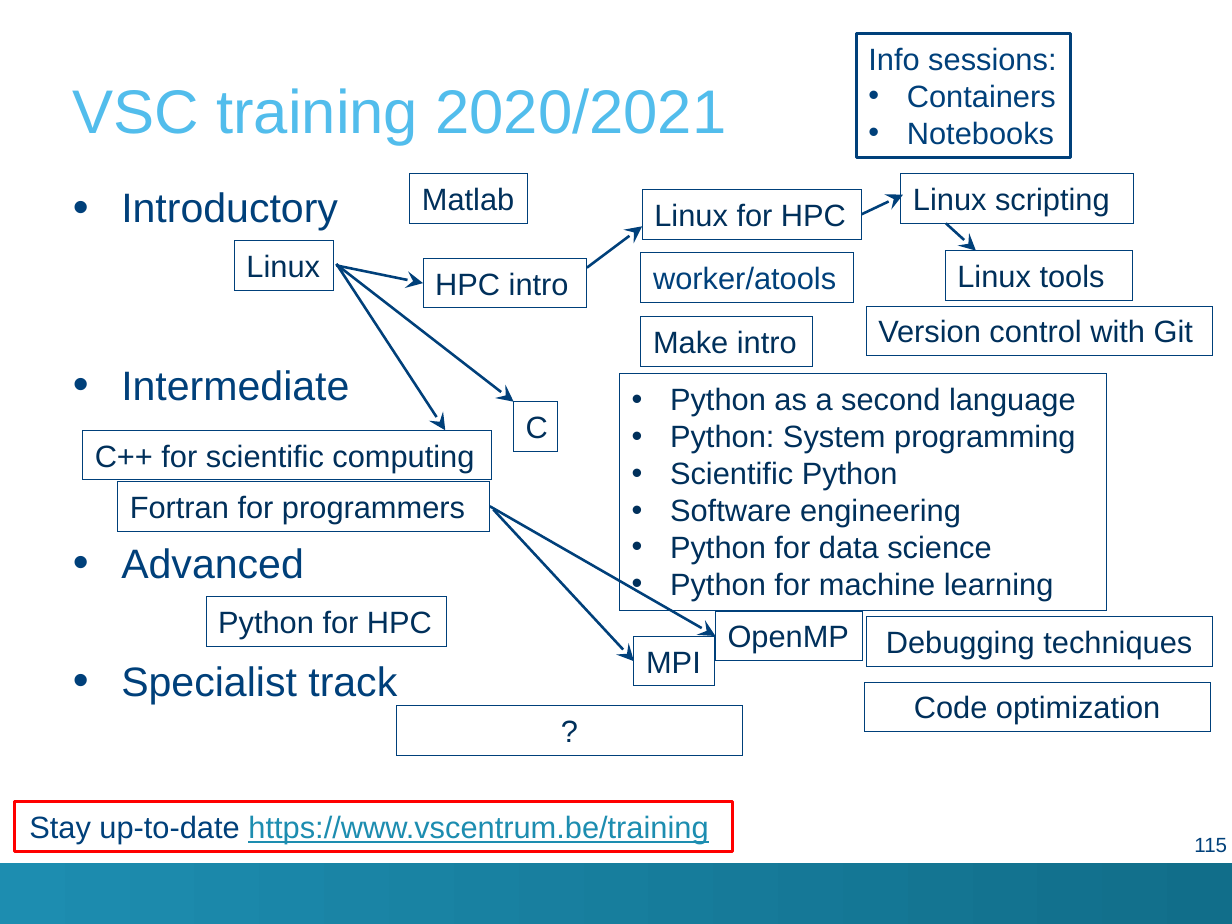
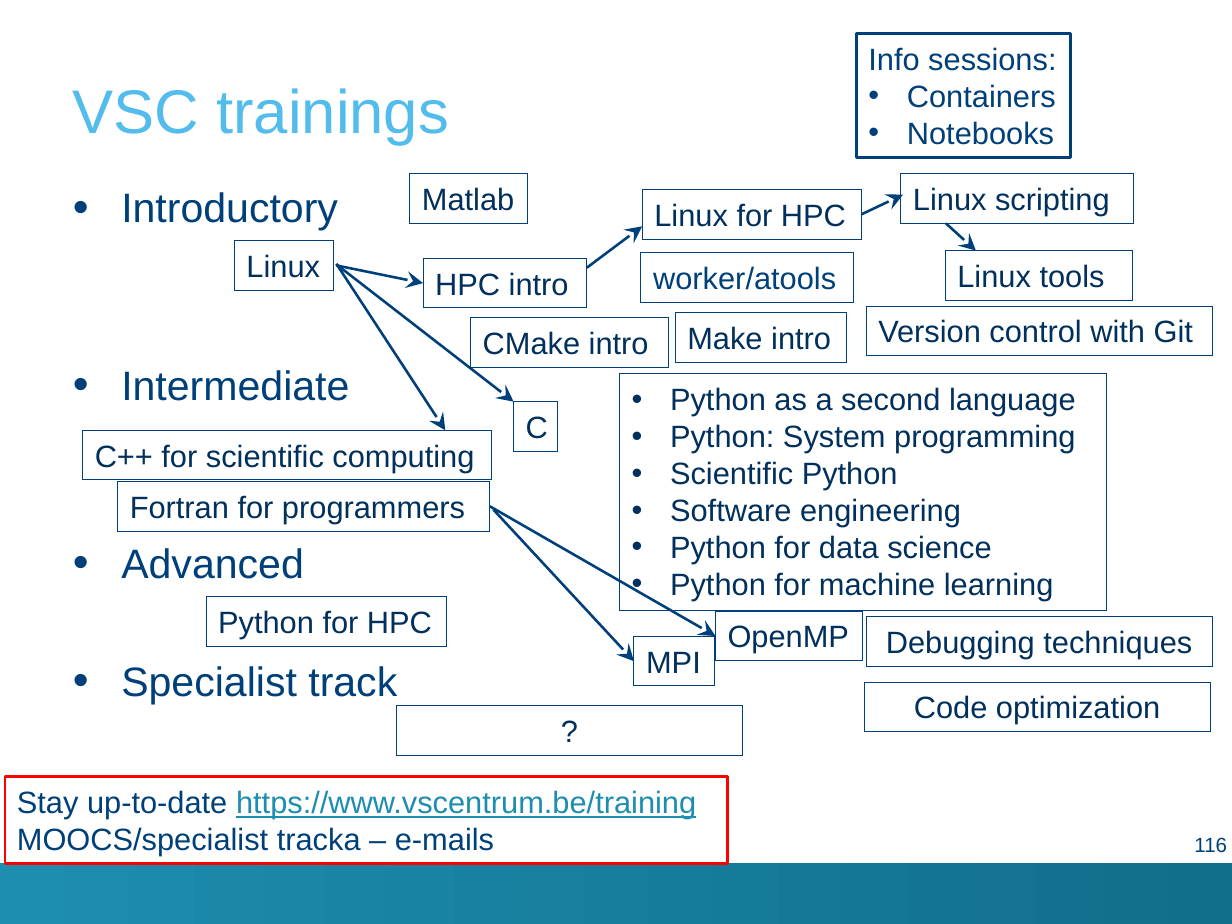
Before and after one commit to hpcleuven/Makefile-intro, a slide deck: slide 116 of Make.pptx (slide 115 before the commit). Drawn at 1232x924 pixels with LibreOffice and Linux fonts; fonts in the diff are those of the drawing; background and template pictures are left out. Boxes give left, top, right and bottom in pixels: in the first picture for what was removed or moved away, otherwise in the second. Text is boxed around its words. In the diff, an @@ line names an element or a change of style, - is before the commit and + after.

```diff
--- a/Make.pptx
+++ b/Make.pptx
@@ title at [73, 88, 449, 144]: text changed @@
-VSC training 2020/2021
+VSC trainings
@@ rectangle added at [471, 318, 669, 367], outline #00407A 0.75 pt, 18 pt, text #00305C @@
+CMake intro
@@ rectangle "Make intro": place and size @@
-rectangle "Make intro" at [641, 317, 812, 366]
+rectangle "Make intro" at [675, 313, 846, 362]
@@ rectangle "Stay up-to-date https://www.vscentrum.be/training": place and size @@
-rectangle "Stay up-to-date https://www.vscentrum.be/training" at [15, 802, 733, 851]
+rectangle "Stay up-to-date https://www.vscentrum.be/training" at [5, 776, 728, 864]
@@ text in rectangle at [17, 790, 696, 819]: alignment centre to left @@
@@ text in rectangle at [17, 827, 494, 856]: paragraph added @@
+MOOCS/specialist tracka – e-mails
@@ page number at [1194, 837, 1227, 853]: text changed @@
-115
+116
```
Also in this commit, not shown: 3 other slides changed, 1 slide added, 1 other file.
